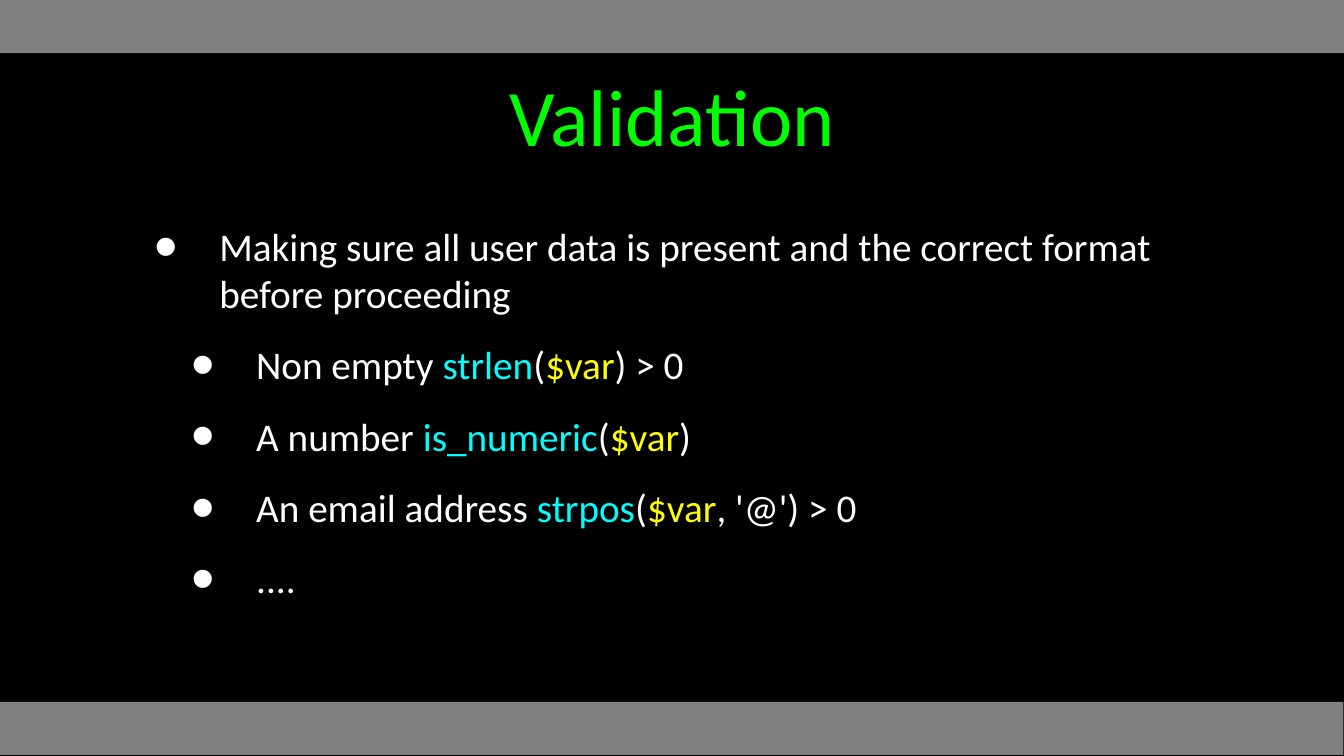
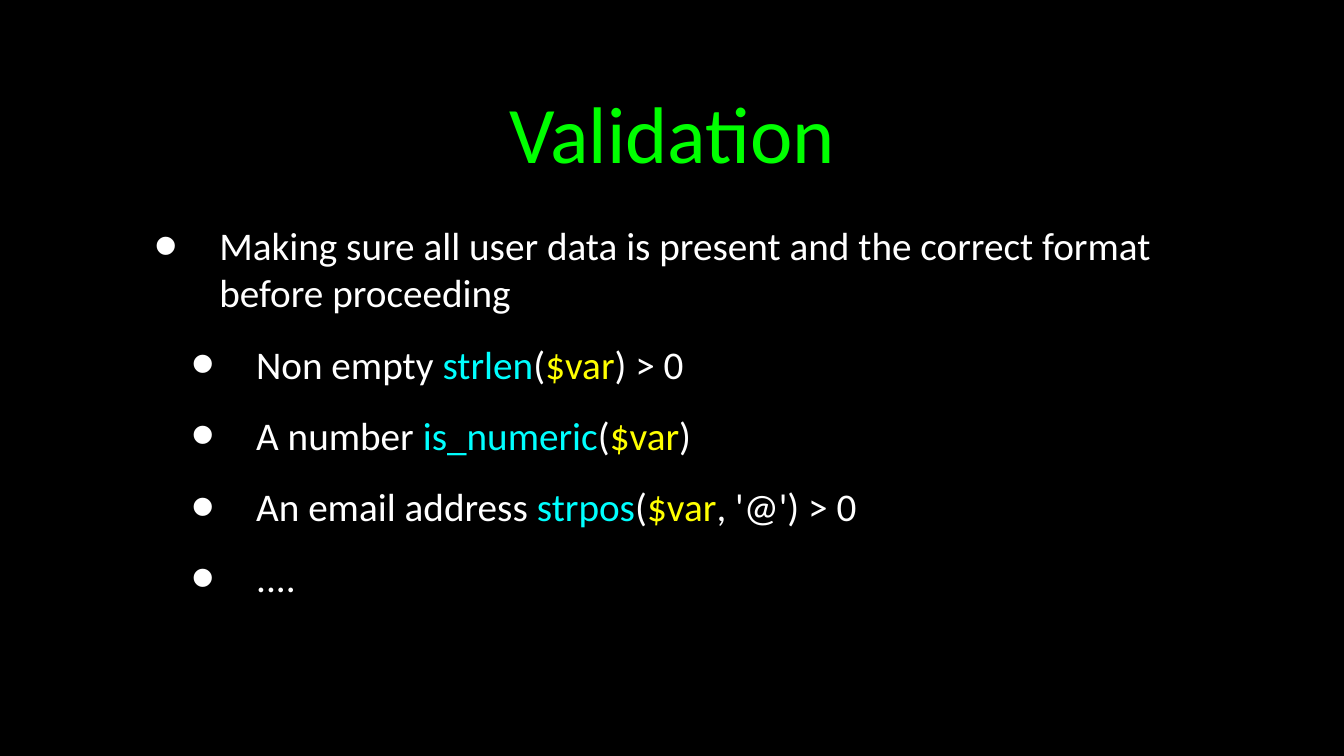
Before and after one commit to csev/wa4e, a slide deck: slide 25 of lectures/PHP-04-Arrays.ppt. Drawn at 1344x756 pixels with LibreOffice and Linux fonts; fonts in the diff are those of the drawing. Boxes give left, top, right and bottom in pixels: in the first picture for what was removed or moved away, otherwise in the second. Text is boxed around its words. In the diff, an @@ line names an element or a change of style, - is before the commit and + after.

```diff
--- a/lectures/PHP-04-Arrays.ppt
+++ b/lectures/PHP-04-Arrays.ppt
@@ rectangle removed at (x1=0, y1=0, x2=1344, y2=54) @@
@@ title "Validation" moved from (x1=509, y1=90, x2=834, y2=147) to (x1=509, y1=107, x2=834, y2=164) @@
@@ rectangle at (x1=0, y1=702, x2=1344, y2=755): fill #808080 to #000000 @@
```
Also in this commit, not shown: 28 other slides changed, 1 other file.
